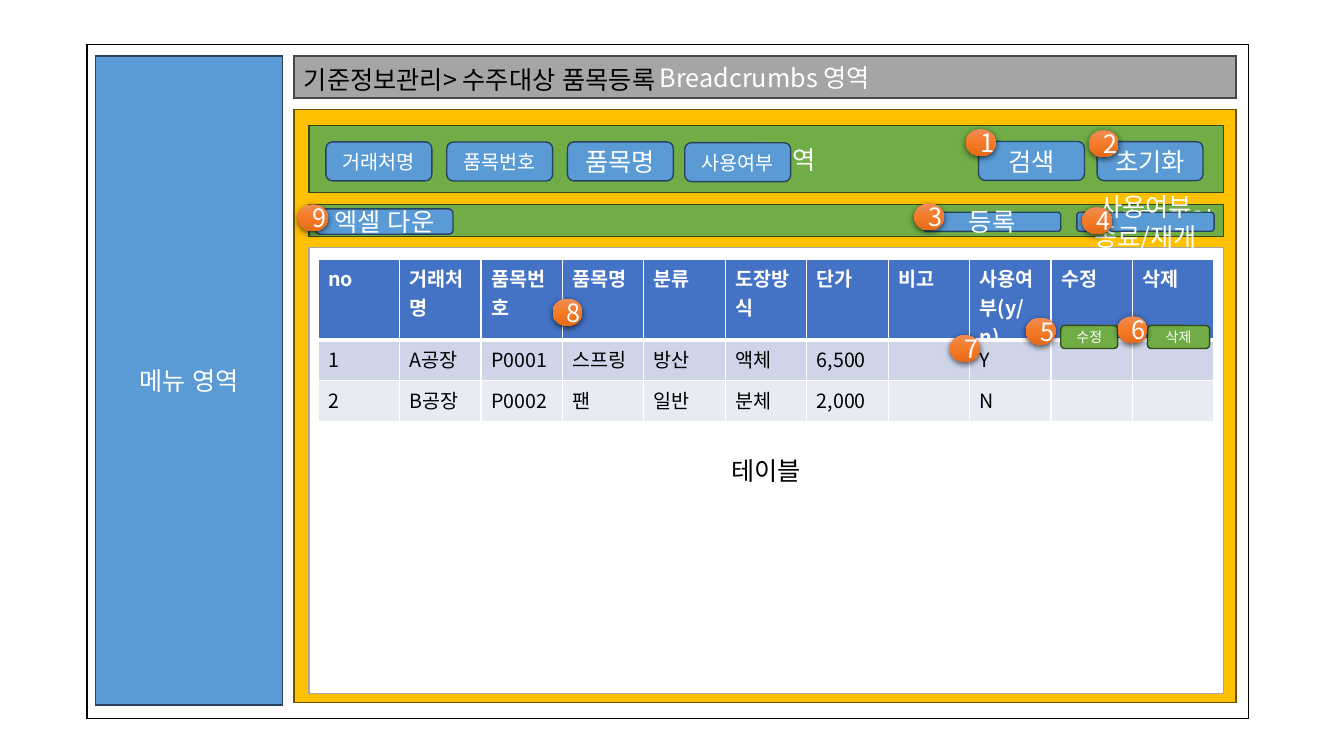
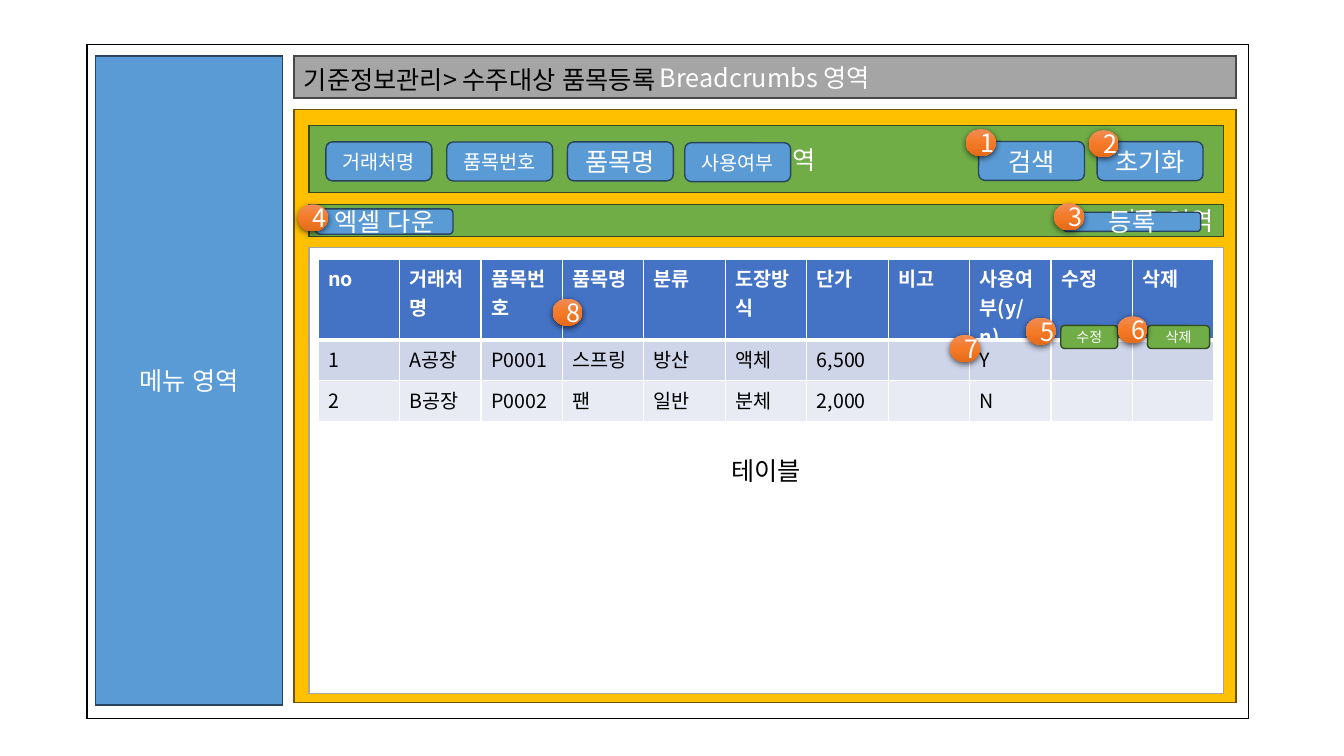
Before and after one commit to pky6147/ThreeCode, a slide deck: slide 10 of 문서/김성민/화면설계(진행현황, 작업지시,출하증 제외).pptx (slide 9 before the commit). Drawn at 1344x756 pixels with LibreOffice and Linux fonts; fonts in the diff are those of the drawing. Boxes give left, top, right and bottom in pixels: in the first picture for what was removed or moved away, otherwise in the second. Text is boxed around its words. In the diff, an @@ line names an element or a change of style, - is before the commit and + after.

```diff
--- a/문서/김성민/화면설계(진행현황, 작업지시,출하증 제외).pptx
+++ b/문서/김성민/화면설계(진행현황, 작업지시,출하증 제외).pptx
@@ text in ellipse at bbox=[312, 202, 326, 234]: text changed @@
-9
+4
@@ ellipse "3": place and size @@
-ellipse "3" at bbox=[914, 204, 945, 231]
+ellipse "3" at bbox=[1055, 204, 1085, 231]
@@ rounded rectangle "등록": place and size @@
-rounded rectangle "등록" at bbox=[924, 213, 1061, 232]
+rounded rectangle "등록" at bbox=[1064, 213, 1201, 232]
@@ ellipse removed at bbox=[1083, 207, 1113, 234] @@
-4
@@ rounded rectangle removed at bbox=[1077, 213, 1214, 232] @@
-사용여부 종료/재개
```
Also in this commit, not shown: 8 other slides changed, 2 slides added, 3 other files.
